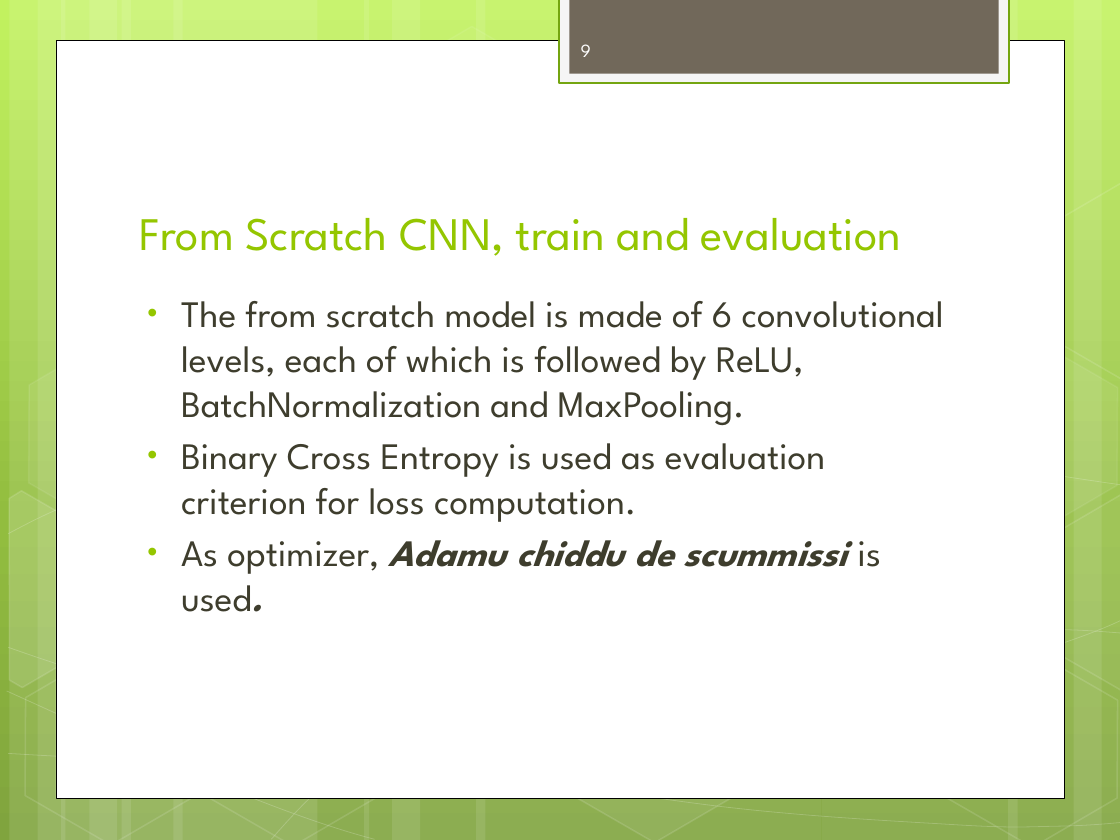
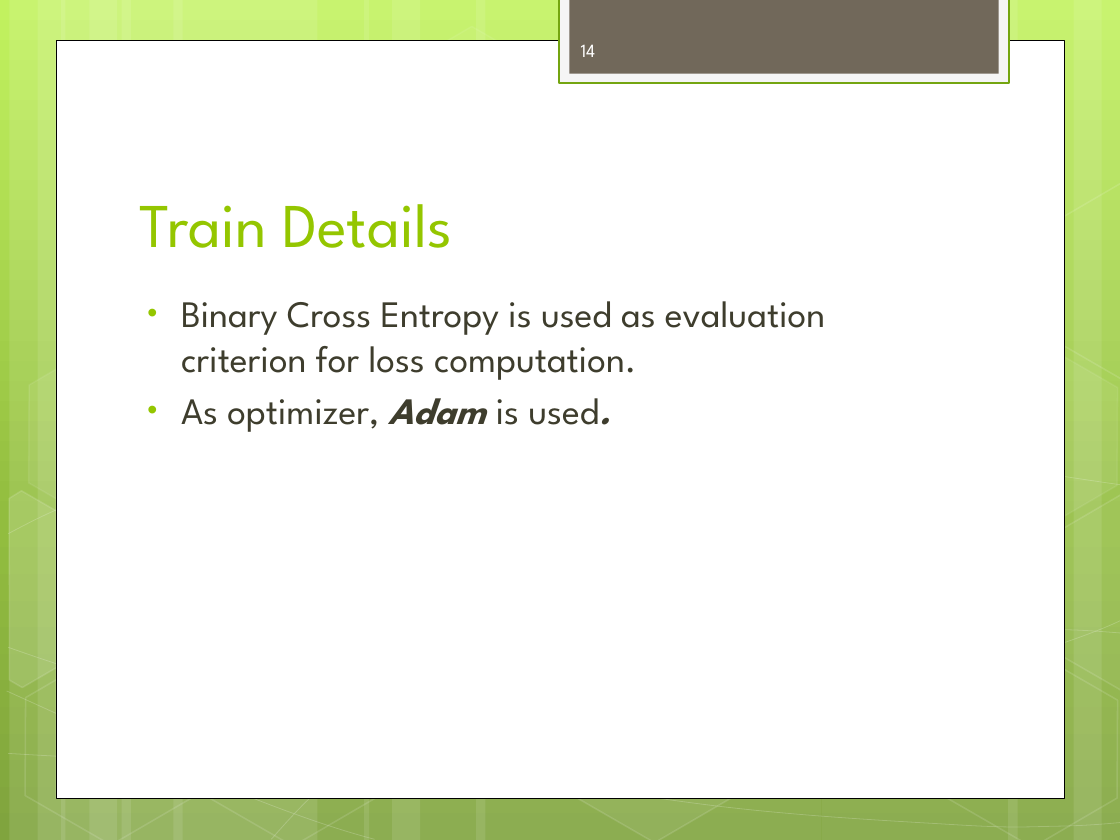
Before and after one commit to RaiMar96/AdversarialAttacksAndInterpretability-covid-chestxray-, a slide deck: slide 14 of docs/ProjectOverview.pptx (slide 9 before the commit). Drawn at 1120x840 pixels with LibreOffice and Linux fonts; fonts in the diff are those of the drawing. Boxes give left, top, right and bottom in pixels: in the first picture for what was removed or moved away, otherwise in the second. Text is boxed around its words. In the diff, an @@ line names an element or a change of style, - is before the commit and + after.

```diff
--- a/docs/ProjectOverview.pptx
+++ b/docs/ProjectOverview.pptx
@@ page number at box(581, 44, 596, 57): text changed @@
-9
+14
@@ title at box(139, 204, 452, 248): text changed; size 30 to 40 pt @@
-From Scratch CNN, train and evaluation
+Train Details
@@ text at box(181, 301, 944, 425): paragraph removed @@
-• The from scratch model is made of 6 convolutional levels, each of which is followed by ReLU, BatchNormalization and MaxPooling.
@@ text at box(181, 398, 599, 432): text changed; bold off; italic off @@
-• As optimizer, Adamu chiddu de scummissi is used.
+• As optimizer, Adam is used.
```
Also in this commit, not shown: 5 other slides changed, 9 slides added, 3 slides removed, 2 other files.
